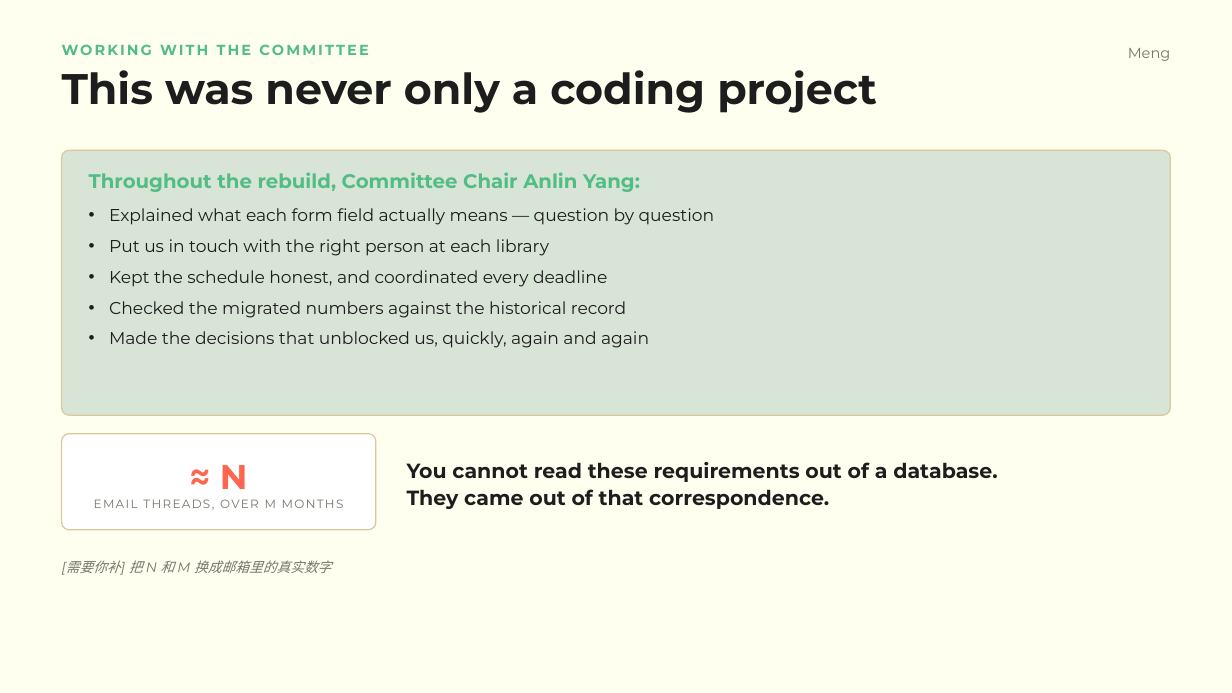
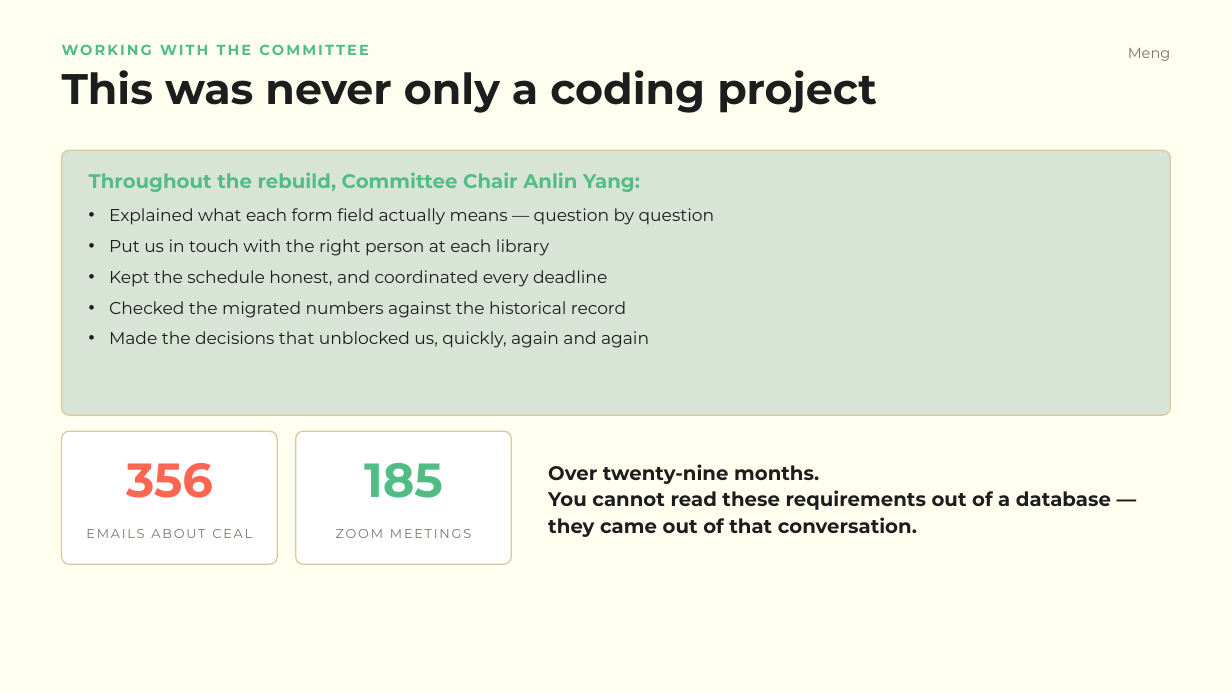
Before and after one commit to cealDatabase/cealDB, a slide deck: slide 6 of docs/presentation/2026-09-14-parts1-2-anlin-theme.pptx. Drawn at 1232x693 pixels with LibreOffice and Linux fonts; fonts in the diff are those of the drawing. Boxes give left, top, right and bottom in pixels: in the first picture for what was removed or moved away, otherwise in the second. Text is boxed around its words. In the diff, an @@ line names an element or a change of style, - is before the commit and + after.

```diff
--- a/docs/presentation/2026-09-14-parts1-2-anlin-theme.pptx
+++ b/docs/presentation/2026-09-14-parts1-2-anlin-theme.pptx
@@ rounded rectangle: place and size @@
-rounded rectangle at (62, 434, 376, 530)
+rounded rectangle at (62, 431, 277, 564)
@@ rounded rectangle at (62, 431, 277, 564): proportions changed @@
@@ rounded rectangle added at (296, 431, 511, 564), fill #FFFFFF, outline #DBC89F 0.75 pt @@
@@ text at (126, 463, 213, 498): text changed; size 7 to 28 pt; text colour #76766B to #FF6652; bold on @@
-≈ N
-EMAIL THREADS, OVER M MONTHS
+356
@@ text added at (364, 463, 443, 498), 28 pt, text #51BD85, bold @@
+185
@@ text at (548, 464, 1111, 537): text changed; size 12 to 11.5 pt @@
-You cannot read these requirements out of a database.
-They came out of that correspondence.
+Over twenty-nine months.
+You cannot read these requirements out of a database — they came out of that conversation.
@@ text added at (86, 529, 252, 538), 7.5 pt, text #76766B @@
+EMAILS ABOUT CEAL
@@ text added at (336, 529, 471, 538), 7.5 pt, text #76766B @@
+ZOOM MEETINGS
@@ text removed at (66, 560, 331, 575) @@
-[需要你补] 把 N 和 M 换成邮箱里的真实数字
```
Also in this commit, not shown: 2 other files.
